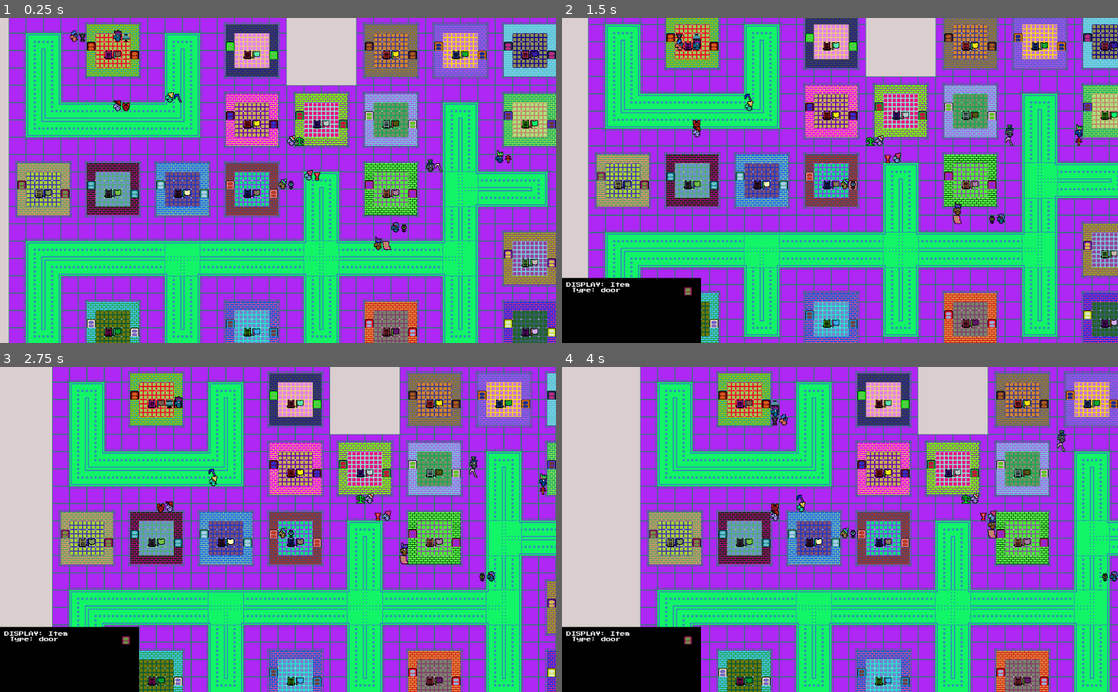
Above: before the commit, frames 1-4 (two rows, left to right).
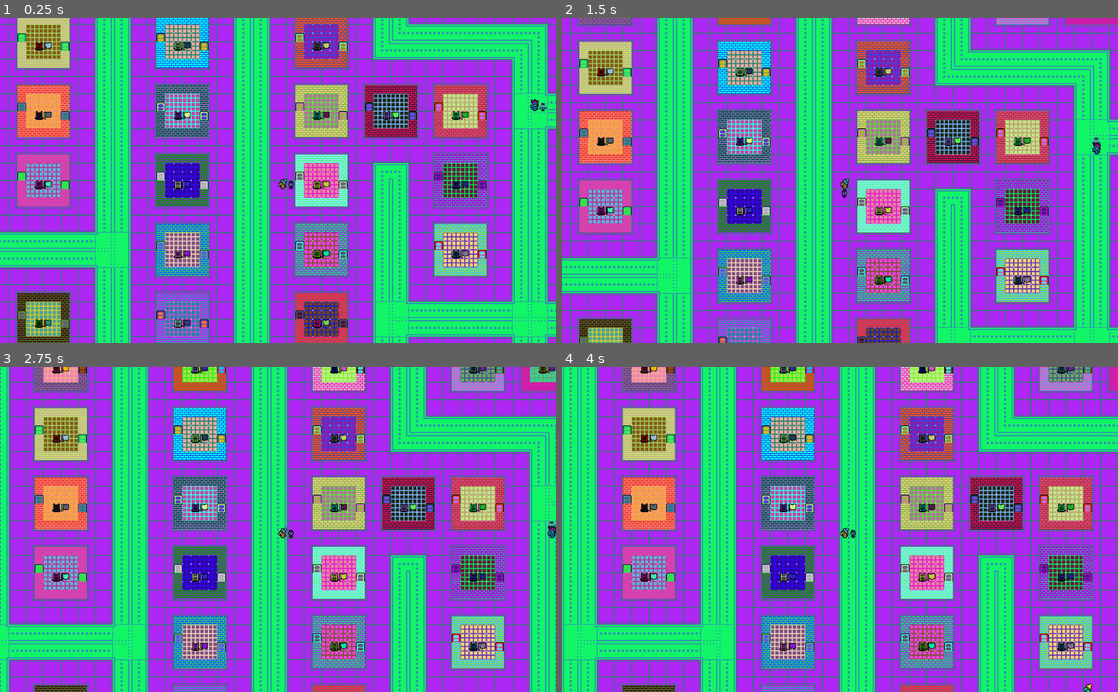
Above: after the commit, the same moments.

Repository: medmaster0/RogueCiv
Game: Godot game, scene res://Game.tscn
The game is run twice, just before and just after one commit, with the same random seed, the same clock (stepped at 60 frames per second) and the same inputs.
Inputs (mouse positions are in pixels of both pictures, inside the frame that each line leads up to):
- Up to frame 1 (0.25 s): no input
- Up to frame 2 (1.5 s): click (584, 177) at 0.52 s; click (600, 177) at 1.27 s
- Up to frame 3 (2.75 s): click (50, 532) at 2.02 s
- Up to frame 4 (4 s): no input

The runs differ from the first frame. In frame 1, 77% of the frame differs, in the area x 0-100%, y 0-100%; in frame 2, 85%; in frame 3, 89%; in frame 4, 89%.

Commit message:
Neighboorhood generated by block parameters

Diff:
--- a/Game.gd
+++ b/Game.gd
@@ -37,8 +37,10 @@
 var map_height #the size of the map (in cells/tiles) SCREEN DIMS!!
 var cell_size #the amount of pixels in a cell/tile
 #BROADER WORLD VARS
-var max_x_map = 64
-var max_y_map = 29 #How far down the map goes before hitting interface windows
+var max_x_block = 14
+var max_y_block = 14
+var max_x_map = 8 * max_x_block #How big the generated map is... (8 tiles per block)
+var max_y_map = 8 * max_y_block
 var min_x_map = 0
 var min_y_map = 0
 var max_z_map = 20 #How high the map goes
@@ -68,7 +70,7 @@
 	back_col = MedAlgo.generate_pastel()
 	#back_col = MedAlgo.color_shift(back_col, -0.8) #This will be the color of wet
 	$BackgroundSprite.modulate = back_col
-	$BackgroundSprite.scale = Vector2(3*map_width+1,3*map_height+1)
+	$BackgroundSprite.scale = Vector2(3*max_x_map,3*max_y_map)
 
 	#Random street colors
 	street_prim_col = Color(randf(), randf(), randf())
@@ -104,7 +106,7 @@
 	#$CaveMap.enterMainCreature(map_creatures[randi()%map_creatures.size()])
 
 	#Generate Neighborhood Layout
-	neighboorhood_layout = RogueGen.GenerateCorridorMaze(8,5,1)
+	neighboorhood_layout = RogueGen.GenerateCorridorMaze(max_x_block,max_y_block,1)
 	neighboorhood_flow_map = RogueGen.DetermineFlowMap(neighboorhood_layout)
 
 	#Construct the neighboorhood
